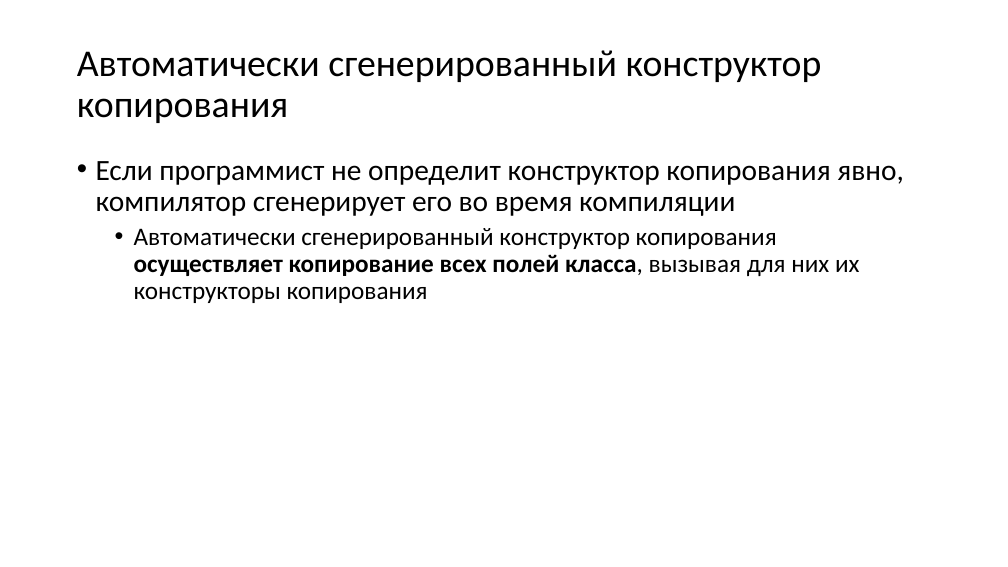
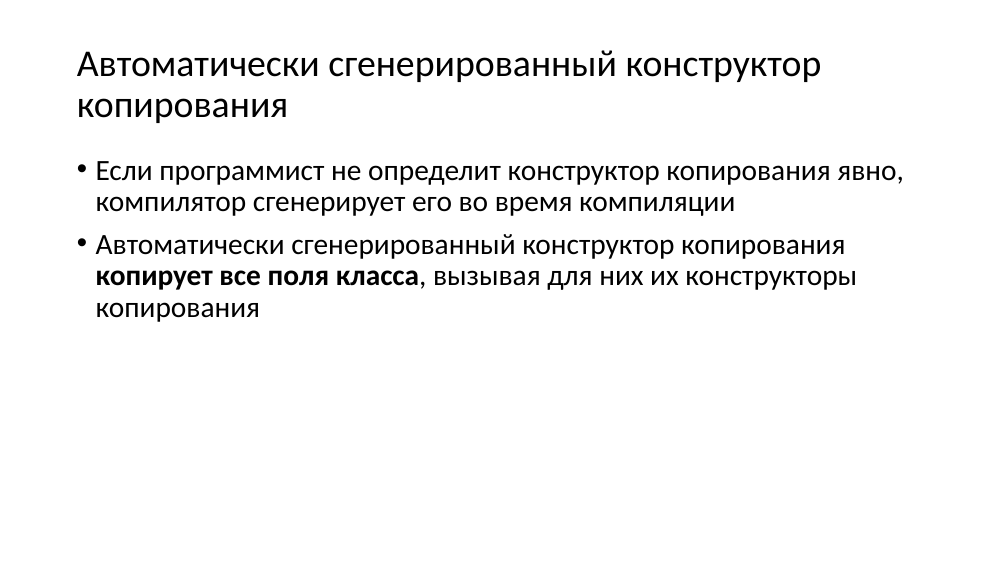
Before and after one commit to alexey-malov/oop, a slide deck: slide 115 of lectures/02/Основы ООП.pptx (slide 114 before the commit). Drawn at 1008x567 pixels with LibreOffice and Linux fonts; fonts in the diff are those of the drawing. Boxes give left, top, right and bottom in pixels: in the first picture for what was removed or moved away, otherwise in the second. Text is boxed around its words. In the diff, an @@ line names an element or a change of style, - is before the commit and + after.

```diff
--- a/lectures/02/Основы ООП.pptx
+++ b/lectures/02/Основы ООП.pptx
@@ text at (96,234,857,322): text changed; size 24 to 28 pt @@
-  • Автоматически сгенерированный конструктор копирования осуществляет копирование всех полей класса, вызывая для них их конструкторы копирования
+• Автоматически сгенерированный конструктор копирования копирует все поля класса, вызывая для них их конструкторы копирования
```
Also in this commit, not shown: 7 other slides changed, 4 slides added, 2 slides removed, 3 other files.
